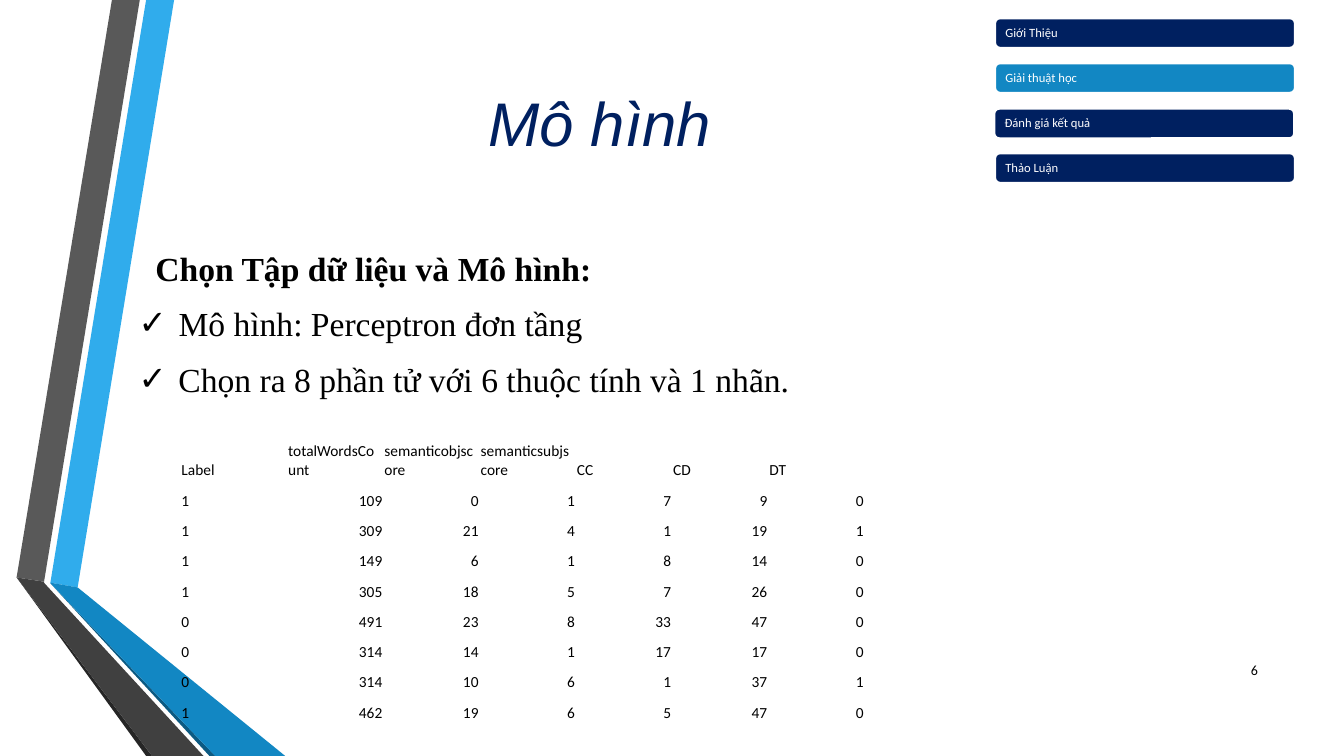
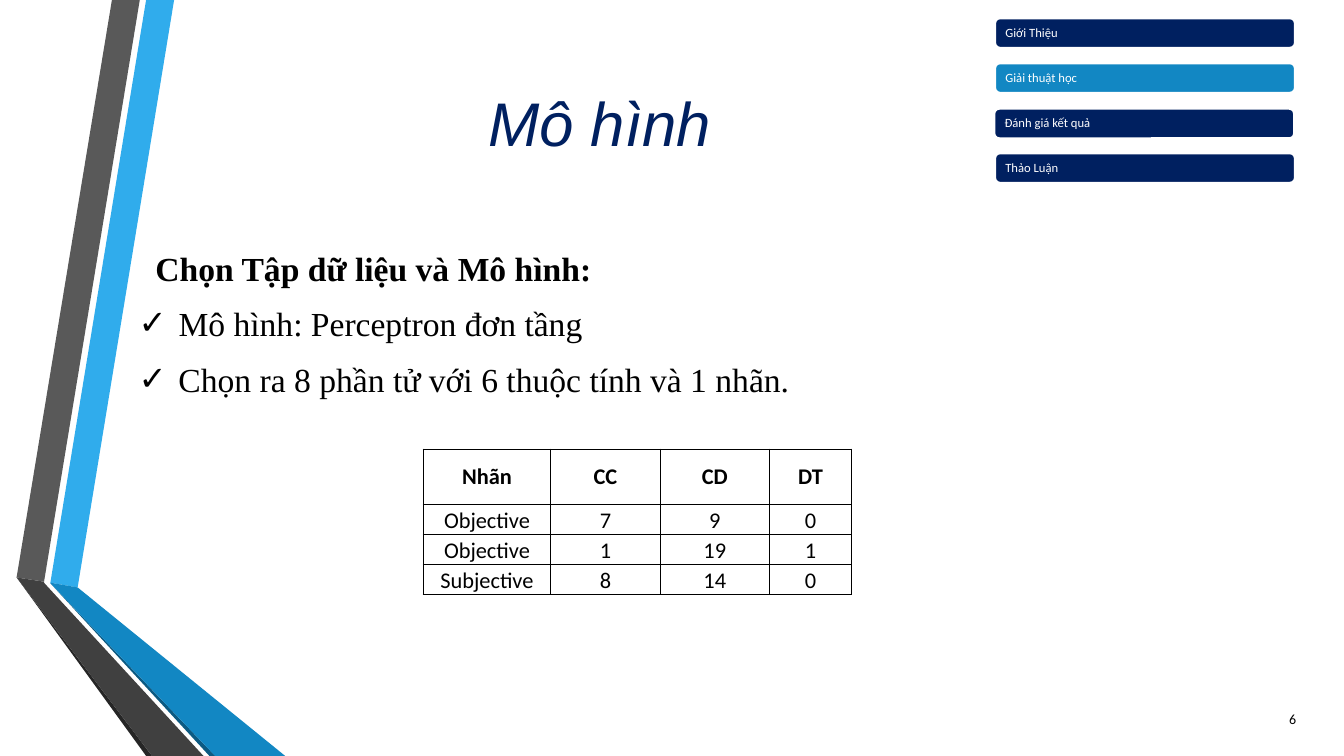
Before and after one commit to sangqle/Study, a slide deck: slide 6 of Nhom7_STTBaoCao5.pptx. Drawn at 1344x756 pixels with LibreOffice and Linux fonts; fonts in the diff are those of the drawing; background and template pictures are left out. Boxes give left, top, right and bottom in pixels: in the first picture for what was removed or moved away, otherwise in the second. Text is boxed around its words. In the diff, an @@ line names an element or a change of style, - is before the commit and + after.

```diff
--- a/Nhom7_STTBaoCao5.pptx
+++ b/Nhom7_STTBaoCao5.pptx
@@ table at (423,450,852,596) @@
-Label | totalWordsCount | semanticobjscore | semanticsubjscore | CC | CD | DT
-1 | 109 | 0 | 1 | 7 | 9 | 0
-1 | 309 | 21 | 4 | 1 | 19 | 1
-1 | 149 | 6 | 1 | 8 | 14 | 0
-1 | 305 | 18 | 5 | 7 | 26 | 0
-0 | 491 | 23 | 8 | 33 | 47 | 0
-0 | 314 | 14 | 1 | 17 | 17 | 0
-0 | 314 | 10 | 6 | 1 | 37 | 1
-1 | 462 | 19 | 6 | 5 | 47 | 0
+Nhãn | CC | CD | DT
+Objective | 7 | 9 | 0
+Objective | 1 | 19 | 1
+Subjective | 8 | 14 | 0
@@ table: place and size @@
-table at (180,425,862,726)
+table at (423,450,852,596)
@@ page number: place and size @@
-page number at (1251,665,1258,675)
+page number at (1289,714,1296,724)
```
Also in this commit, not shown: 6 other slides changed, 2 slides added.
